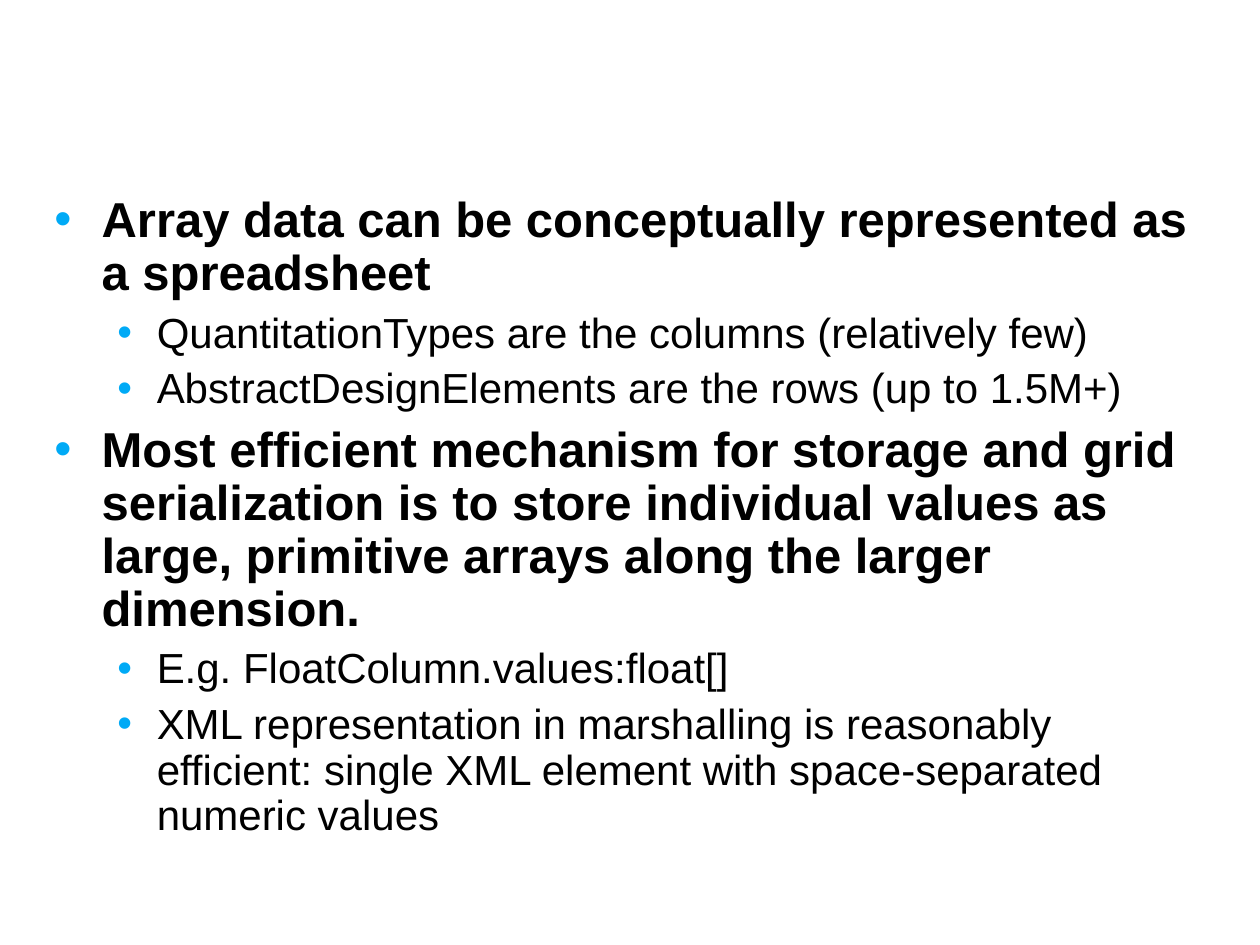
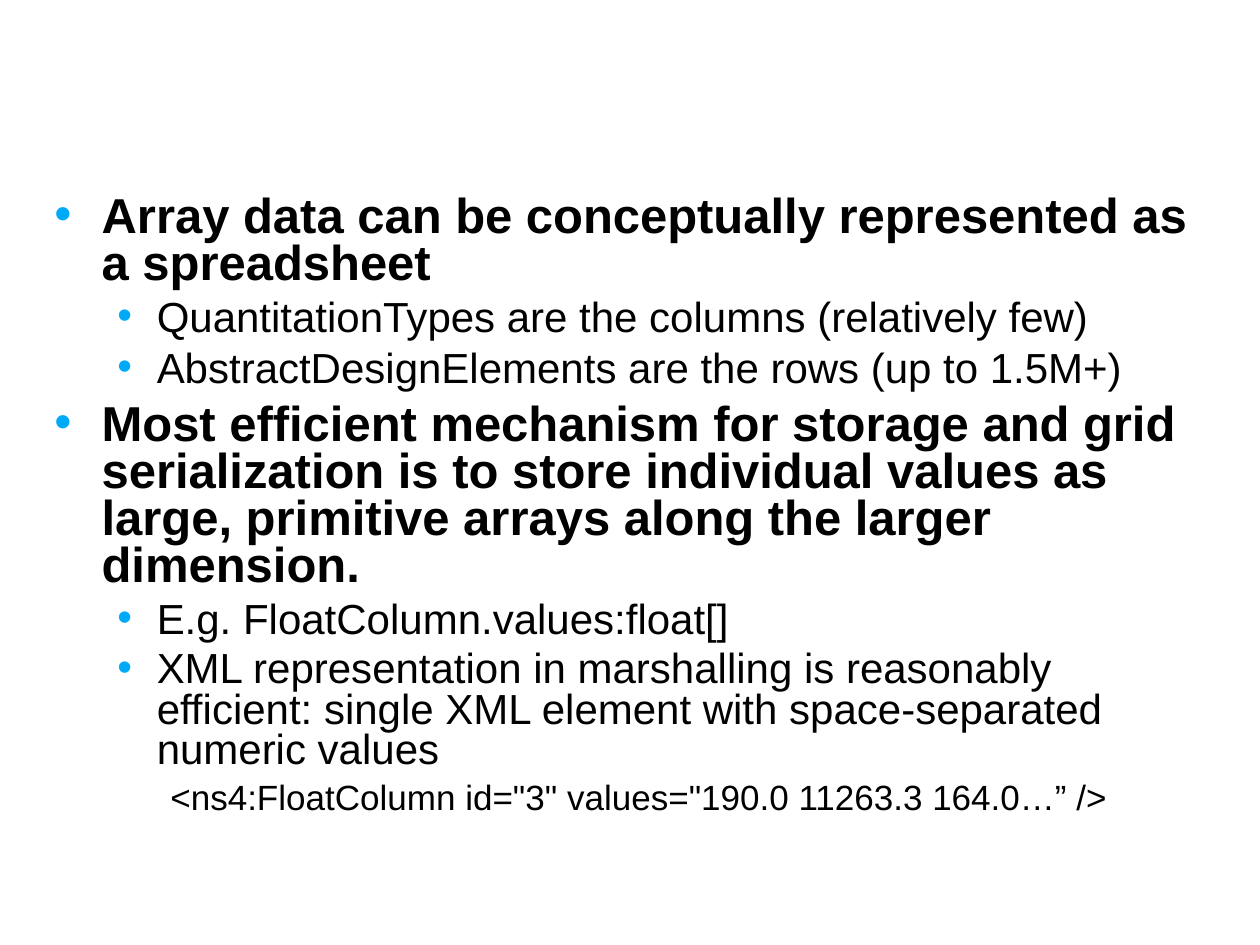
Before and after one commit to NCIP/caarray-docs, a slide deck: slide 6 of implementation/open_meetings/ICR_WG_HTP_caArray_presentation.ppt. Drawn at 1260x945 pixels with LibreOffice and Linux fonts; fonts in the diff are those of the drawing; background and template pictures are left out. Boxes give left, top, right and bottom in pixels: in the first picture for what was removed or moved away, otherwise in the second. Text is boxed around its words. In the diff, an @@ line names an element or a change of style, - is before the commit and + after.

```diff
--- a/implementation/open_meetings/ICR_WG_HTP_caArray_presentation.ppt
+++ b/implementation/open_meetings/ICR_WG_HTP_caArray_presentation.ppt
@@ text at [102,197,1186,643]: line spacing 0.9 to 0.8 @@
@@ text at [157,652,1102,811]: text changed @@
-  • XML representation in marshalling is reasonably efficient: single XML element with space-separated numeric values
+  • XML representation in marshalling is reasonably efficient: single XML element with space-separated numeric values
+    <ns4:FloatColumn id="3" values="190.0 11263.3 164.0…” />
```
Also in this commit, not shown: 5 other slides changed, 2 slides added.
